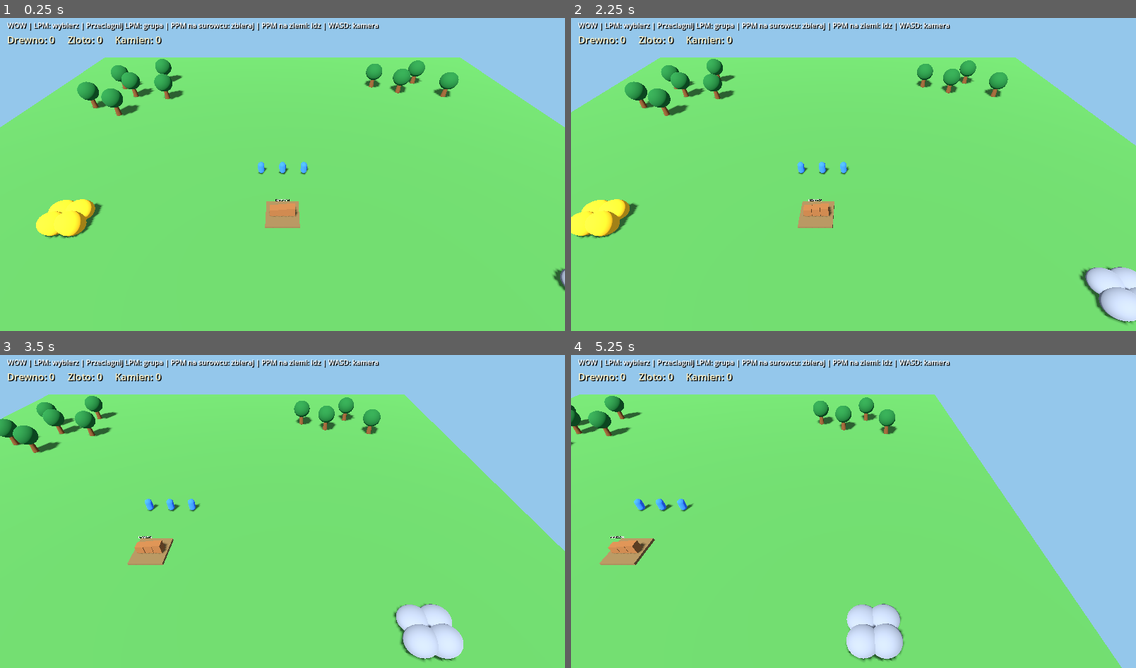
Above: before the commit, frames 1-4 (two rows, left to right).
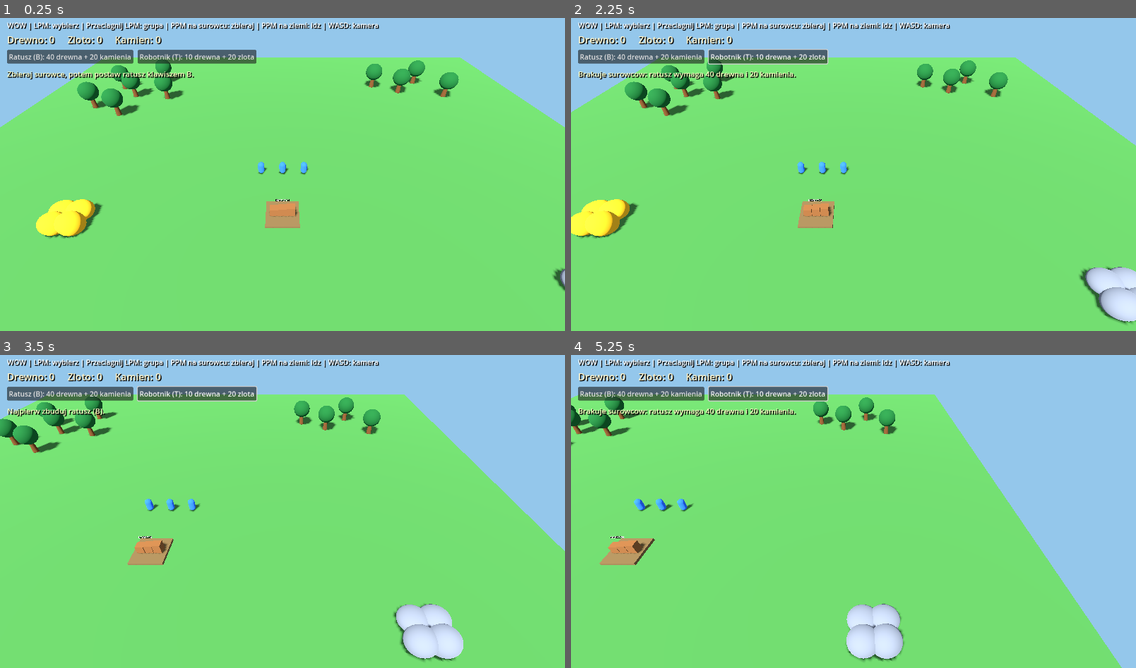
Above: after the commit, the same moments.

Repository: serafin1367/wow
Game: Godot game, scene res://scenes/main.tscn
Same seed, same stepped clock (60 frames per second), same inputs: the game is played once before the commit and once after it.
Inputs (mouse positions are in pixels of both pictures, inside the frame that each line leads up to):
- Up to frame 1 (0.25 s): no input
- Up to frame 2 (2.25 s): click (638, 55) at 0.5 s, where only the run after the commit has a clickable "Ratusz (B): 40 drewna + 20 ka…"; click (768, 55) at 1.25 s, where only the run after the commit has a clickable "Robotnik (T): 10 drewna + 20 …"; tap Enter at 2 s; move the mouse to (977, 155) at 2.02 s; hold D from 2.03 s (still down); tap B at 2.1 s; click (977, 155) at 2.17 s
- Up to frame 3 (3.5 s): tap T at 2.3 s; release D at 2.75 s; drag from (169, 524) to (254, 574) at 2.77 s
- Up to frame 4 (5.25 s): move the mouse to (910, 439) at 3.52 s; hold D 3.53-4.25 s; tap B at 3.6, 5.1 s; click (910, 439) at 3.67 s; tap T at 3.8 s; drag from (825, 574) to (684, 461) at 4.27 s; move the mouse to (1023, 558) at 5.02 s; hold A from 5.03 s (still down); click (1023, 558) at 5.17 s

The runs differ from the first frame. In frame 1, 2.4% of the frame differs, in the area x 1-46%, y 10-20%; in frame 2, 2.6%, in the area x 1-46%, y 9-20%; in frame 3, 2.3%; in frame 4, 2.6%.

Commit message:
feat: build town hall using resources and train new workers

Diff:
--- a/scripts/main.gd
+++ b/scripts/main.gd
@@ -6,6 +6,11 @@
 const NAVIGATION_SCRIPT = preload("res://scripts/navigation_grid.gd")
 const SELECTION_BOX_SCRIPT = preload("res://scripts/selection_box.gd")
 const RESOURCE_SCRIPT = preload("res://scripts/resource_node.gd")
+const TOWN_HALL_SCRIPT = preload("res://scripts/town_hall.gd")
+const TOWN_HALL_COST: Dictionary = {"wood": 40, "stone": 20}
+const WORKER_COST: Dictionary = {"wood": 10, "gold": 20}
+const TOWN_HALL_RADIUS: float = 4.5
+const MAX_WORKERS: int = 30
 const DEPOT_POSITION: Vector3 = Vector3(0.0, 0.0, 8.0)
 const MAP_SIZE: float = 100.0
 
@@ -18,6 +23,13 @@
 var drag_start: Vector2 = Vector2.ZERO
 var resource_totals: Dictionary = {"wood": 0, "gold": 0, "stone": 0}
 var resource_label: Label
+var status_label: Label
+var build_button: Button
+var train_button: Button
+var build_mode: bool = false
+var town_hall: StaticBody3D
+var training_timer: Timer
+var training_in_progress: bool = false
 
 
 func _ready() -> void:
@@ -28,6 +40,7 @@
 	_create_workers()
 	_create_camera()
 	_create_hud()
+	_create_training_timer()
 
 
 func _create_environment() -> void:
@@ -101,6 +114,7 @@
 	tree.name = "Tree"
 	tree.position = Vector3(coords.x, 0.0, coords.y)
 	parent_node.add_child(tree)
+	tree.add_to_group("resource_nodes")
 
 	var trunk := MeshInstance3D.new()
 	trunk.name = "Trunk"
@@ -152,6 +166,7 @@
 	deposit.name = deposit_name
 	deposit.position = location
 	add_child(deposit)
+	deposit.add_to_group("resource_nodes")
 
 	for i in range(4):
 		var rock := MeshInstance3D.new()
@@ -222,12 +237,16 @@
 		Vector3(3.0, 0.0, 0.0)
 	]
 	for start in starting_positions:
-		var worker = WORKER_SCRIPT.new()
-		worker.name = "Worker%d" % (workers.size() + 1)
-		worker.position = start
-		add_child(worker)
-		worker.resource_delivered.connect(_on_resource_delivered)
-		workers.append(worker)
+		_spawn_worker(start)
+
+
+func _spawn_worker(at_position: Vector3) -> void:
+	var worker = WORKER_SCRIPT.new()
+	worker.name = "Worker%d" % (workers.size() + 1)
+	worker.position = at_position
+	add_child(worker)
+	worker.resource_delivered.connect(_on_resource_delivered)
+	workers.append(worker)
 
 
 func _create_camera() -> void:
@@ -263,6 +282,34 @@
 	ui.add_child(resource_label)
 	_update_resource_hud()
 
+	var actions := HBoxContainer.new()
+	actions.name = "EconomyActions"
+	actions.position = Vector2(16, 82)
+	actions.add_theme_constant_override("separation", 10)
+	ui.add_child(actions)
+
+	build_button = Button.new()
+	build_button.text = "Ratusz (B): 40 drewna + 20 kamienia"
+	build_button.pressed.connect(_toggle_build_mode)
+	actions.add_child(build_button)
+
+	train_button = Button.new()
+	train_button.text = "Robotnik (T): 10 drewna + 20 zlota"
+	train_button.pressed.connect(_train_worker)
+	actions.add_child(train_button)
+
+	status_label = Label.new()
+	status_label.name = "GameplayStatus"
+	status_label.position = Vector2(16, 124)
+	status_label.add_theme_font_size_override("font_size", 17)
+	status_label.add_theme_color_override("font_color", Color(1.0, 1.0, 0.77))
+	status_label.add_theme_color_override("font_shadow_color", Color.BLACK)
+	status_label.add_theme_constant_override("shadow_offset_x", 2)
+	status_label.add_theme_constant_override("shadow_offset_y", 2)
+	ui.add_child(status_label)
+	_set_status("Zbieraj surowce, potem postaw ratusz klawiszem B.")
+	_update_action_buttons()
+
 	selection_box = SELECTION_BOX_SCRIPT.new()
 	selection_box.name = "SelectionBox"
 	selection_box.mouse_filter = Control.MOUSE_FILTER_IGNORE
@@ -271,6 +318,18 @@
 
 
 func _unhandled_input(event: InputEvent) -> void:
+	if event is InputEventKey and event.pressed and not event.echo:
+		if event.keycode == KEY_B:
+			_toggle_build_mode()
+			return
+		if event.keycode == KEY_T:
+			_train_worker()
+			return
+		if event.keycode == KEY_ESCAPE and build_mode:
+			build_mode = false
+			_set_status("Anulowano budowe ratusza.")
+			return
+
 	if event is InputEventMouseMotion and mouse_down:
 		var distance := drag_start.distance_to(event.position)
 		if distance >= 8.0:
@@ -283,6 +342,10 @@
 		return
 
 	if event.button_index == MOUSE_BUTTON_LEFT:
+		if build_mode:
+			if event.pressed:
+				_try_place_town_hall(event.position)
+			return
 		if event.pressed:
 			mouse_down = true
 			is_dragging = false
@@ -297,7 +360,11 @@
 			is_dragging = false
 
 	elif event.button_index == MOUSE_BUTTON_RIGHT and event.pressed:
-		_command_move_selected(event.position)
+		if build_mode:
+			build_mode = false
+			_set_status("Anulowano budowe ratusza.")
+		else:
+			_command_move_selected(event.position)
 
 
 func _select_by_click(screen_position: Vector2, additive: bool) -> void:
@@ -306,6 +373,11 @@
 		_clear_selection()
 	if hit.has("collider") and hit["collider"] in workers:
 		_select_worker(hit["collider"])
+		return
+
+	var building_hit := _raycast(screen_position, 8)
+	if building_hit.has("collider") and building_hit["collider"] == town_hall:
+		_set_status("Ratusz: nacisnij T lub przycisk Robotnik, aby rozpoczac szkolenie.")
 
 
 func _select_in_rectangle(rectangle: Rect2, additive: bool) -> void:
@@ -372,6 +444,127 @@
 	worker.set_selected(true)
 
 
+func _create_training_timer() -> void:
+	training_timer = Timer.new()
+	training_timer.name = "WorkerTraining"
+	training_timer.one_shot = true
+	training_timer.wait_time = 4.0
+	training_timer.timeout.connect(_finish_training)
+	add_child(training_timer)
+
+
+func _toggle_build_mode() -> void:
+	if town_hall != null:
+		_set_status("Ratusz juz istnieje. Mozesz produkowac robotnikow.")
+		return
+	if build_mode:
+		build_mode = false
+		_set_status("Anulowano budowe.")
+		return
+	if not _can_afford(TOWN_HALL_COST):
+		_set_status("Brakuje surowcow: ratusz wymaga 40 drewna i 20 kamienia.")
+		return
+	build_mode = true
+	_set_status("Wybierz LPM wolne miejsce na ratusz; PPM lub Esc anuluje.")
+
+
+func _try_place_town_hall(screen_position: Vector2) -> void:
+	var hit := _raycast(screen_position, 1)
+	if hit.is_empty():
+		_set_status("Wskaz teren na mapie, aby zbudowac ratusz.")
+		return
+	var point: Vector3 = hit["position"]
+	var site := Vector3(roundf(point.x), 0.0, roundf(point.z))
+	if not _is_build_site_clear(site):
+		_set_status("Brak miejsca: odsun ratusz od jednostek, magazynu i zloz.")
+		return
+	if not _spend_resources(TOWN_HALL_COST):
+		build_mode = false
+		_set_status("Nie masz juz wystarczajacych surowcow.")
+		return
+
+	town_hall = TOWN_HALL_SCRIPT.new()
+	town_hall.position = site
+	add_child(town_hall)
+	navigation.block_circle(Vector2(site.x, site.z), TOWN_HALL_RADIUS)
+	build_mode = false
+	_set_status("Ratusz zbudowany! Mozesz szkolic nowych robotnikow (T).")
+	_update_action_buttons()
+
+
+func _is_build_site_clear(site: Vector3) -> bool:
+	if absf(site.x) > 42.0 or absf(site.z) > 42.0:
+		return false
+	if _ground_distance(site, DEPOT_POSITION) < TOWN_HALL_RADIUS + 4.0:
+		return false
+	for source in get_tree().get_nodes_in_group("resource_nodes"):
+		if source.remaining > 0 and _ground_distance(site, source.global_position) < TOWN_HALL_RADIUS + source.clearance_radius + 0.5:
+			return false
+	for worker in workers:
+		if _ground_distance(site, worker.global_position) < TOWN_HALL_RADIUS + 0.5:
+			return false
+	return true
+
+
+func _ground_distance(a: Vector3, b: Vector3) -> float:
+	return Vector2(a.x, a.z).distance_to(Vector2(b.x, b.z))
+
+
+func _train_worker() -> void:
+	if town_hall == null:
+		_set_status("Najpierw zbuduj ratusz (B).")
+		return
+	if training_in_progress:
+		_set_status("Trwa szkolenie robotnika, zaczekaj chwile.")
+		return
+	if workers.size() >= MAX_WORKERS:
+		_set_status("Osiagnieto limit %d robotnikow." % MAX_WORKERS)
+		return
+	if not _spend_resources(WORKER_COST):
+		_set_status("Brakuje surowcow: robotnik kosztuje 10 drewna i 20 zlota.")
+		return
+	training_in_progress = true
+	training_timer.start()
+	_set_status("Trwa szkolenie robotnika (4 sekundy).")
+	_update_action_buttons()
+
+
+func _finish_training() -> void:
+	training_in_progress = false
+	var spawn_position: Vector3 = navigation.find_free_spawn_near(town_hall.global_position, workers.size())
+	_spawn_worker(spawn_position)
+	_set_status("Nowy robotnik jest gotowy! Liczba robotnikow: %d." % workers.size())
+	_update_action_buttons()
+
+
+func _can_afford(cost: Dictionary) -> bool:
+	for resource_type in cost.keys():
+		if int(resource_totals.get(resource_type, 0)) < int(cost[resource_type]):
+			return false
+	return true
+
+
+func _spend_resources(cost: Dictionary) -> bool:
+	if not _can_afford(cost):
+		return false
+	for resource_type in cost.keys():
+		resource_totals[resource_type] = int(resource_totals[resource_type]) - int(cost[resource_type])
+	_update_resource_hud()
+	return true
+
+
+func _set_status(message: String) -> void:
+	if status_label != null:
+		status_label.text = message
+
+
+func _update_action_buttons() -> void:
+	if build_button != null:
+		build_button.disabled = town_hall != null
+	if train_button != null:
+		train_button.disabled = training_in_progress or workers.size() >= MAX_WORKERS
+
+
 func _on_resource_delivered(resource_type: String, amount: int) -> void:
 	if not resource_totals.has(resource_type):
 		return
